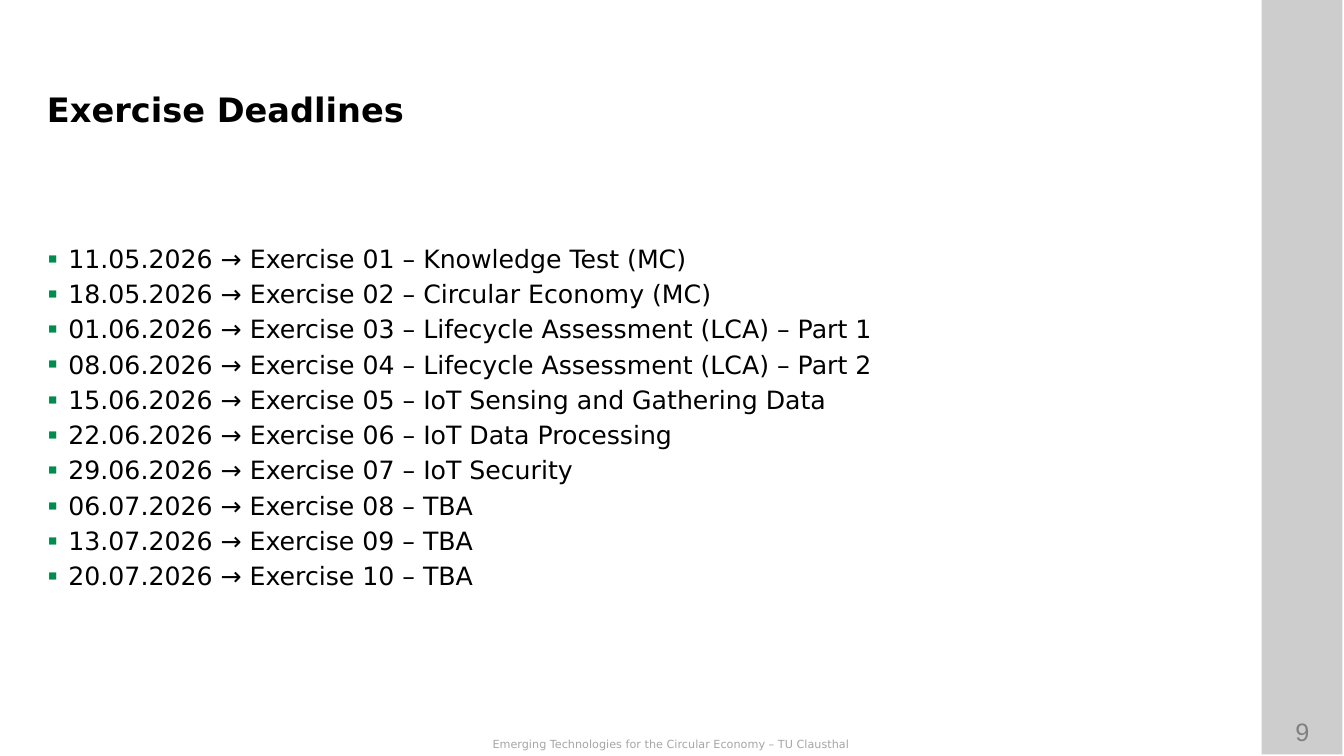
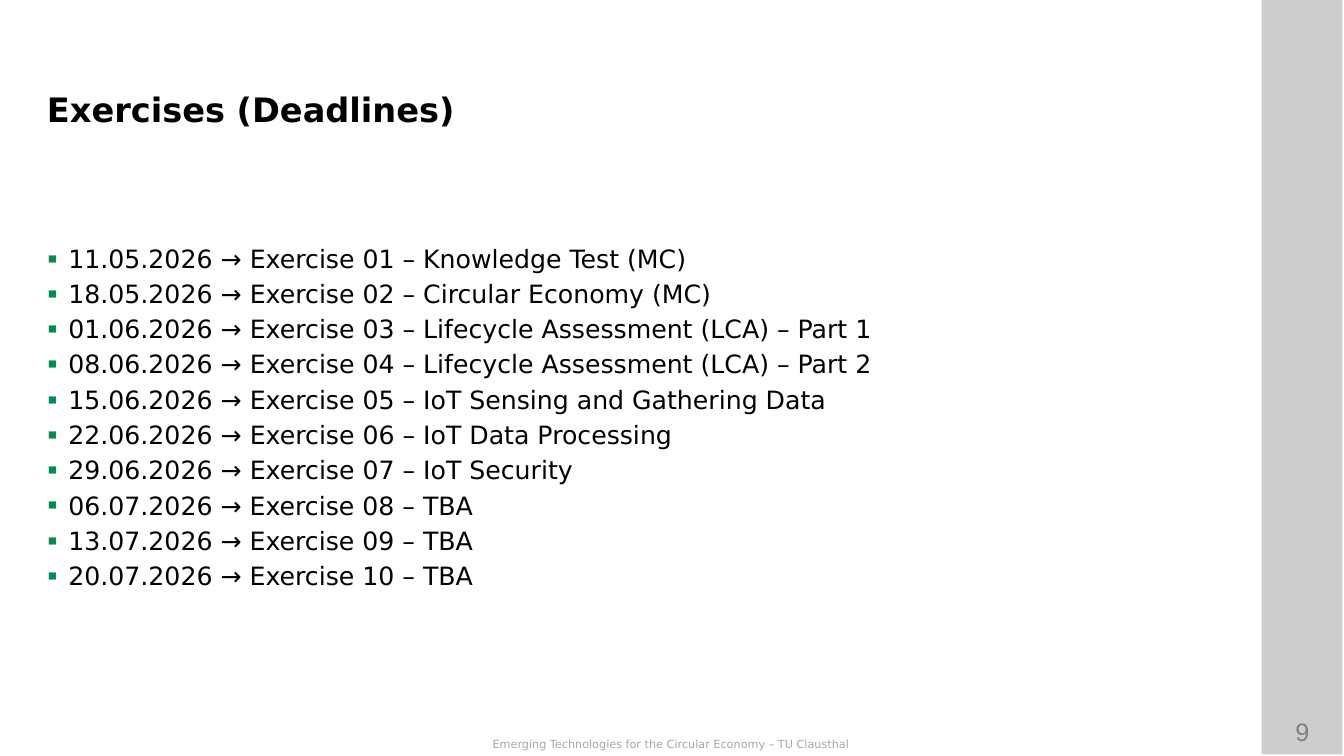
Before and after one commit to ETCE-LAB/teaching-material, a slide deck: slide 9 of Emerging-Technologies-for-the-Circular-Economy/ETCE-L00-Organization.pptx. Drawn at 1344x756 pixels with LibreOffice and Linux fonts; fonts in the diff are those of the drawing; background and template pictures are left out. Boxes give left, top, right and bottom in pixels: in the first picture for what was removed or moved away, otherwise in the second. Text is boxed around its words. In the diff, an @@ line names an element or a change of style, - is before the commit and + after.

Commit message:
Update deadline slide title

```diff
--- a/Emerging-Technologies-for-the-Circular-Economy/ETCE-L00-Organization.pptx
+++ b/Emerging-Technologies-for-the-Circular-Economy/ETCE-L00-Organization.pptx
@@ text at <box>47,96,455,127</box>: text changed @@
-Exercise Deadlines
+Exercises (Deadlines)
```
Also in this commit, not shown: 1 other file.
